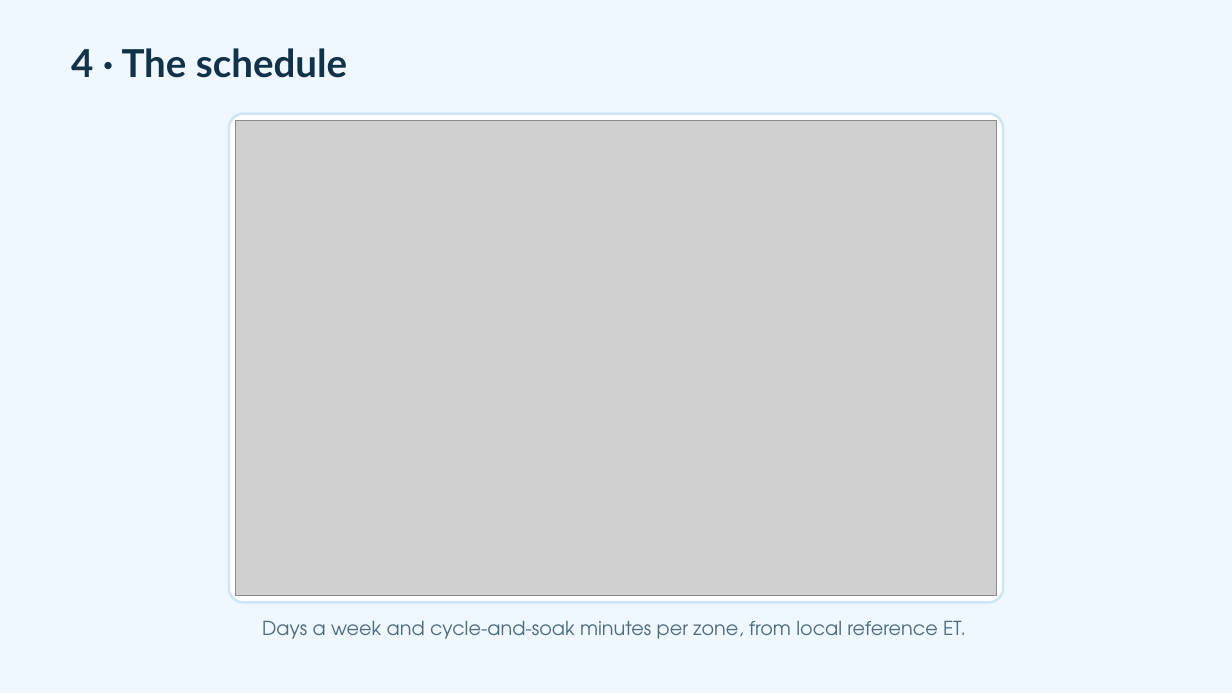
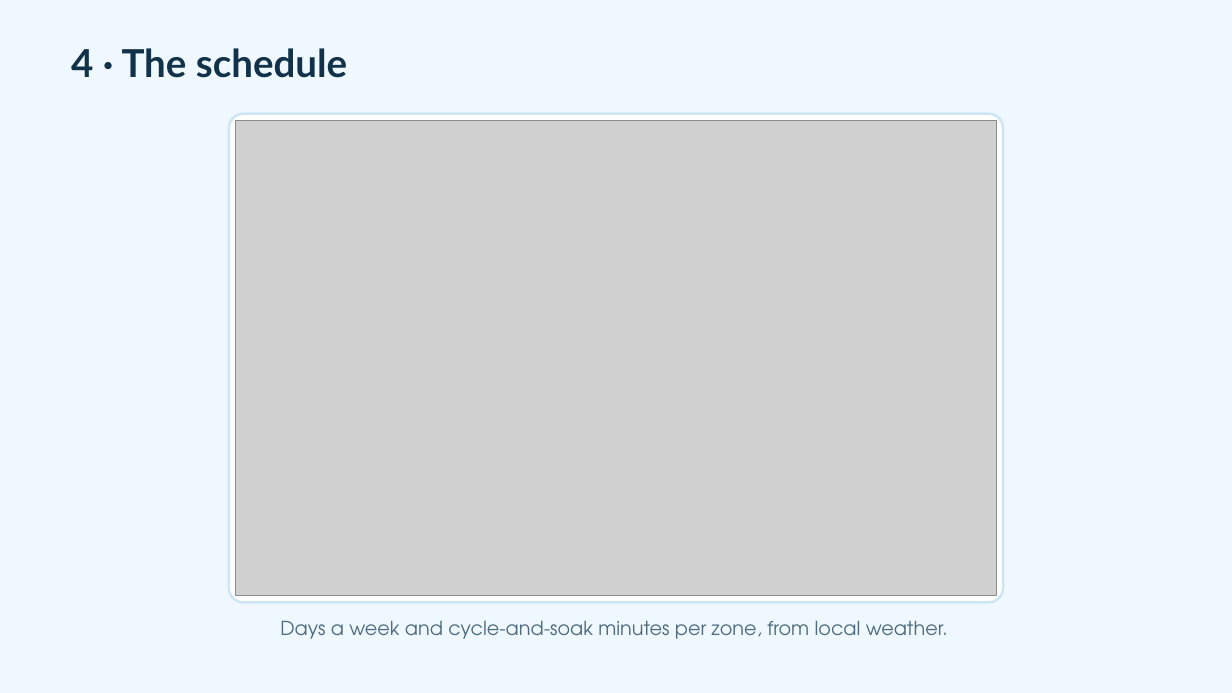
Before and after one commit to adamfortuna/overwatering, a slide deck: slide 18 of docs/pitch/overwatering.pptx. Drawn at 1232x693 pixels with LibreOffice and Linux fonts; fonts in the diff are those of the drawing; grey boxes stand for pictures. Boxes give left, top, right and bottom in pixels: in the first picture for what was removed or moved away, otherwise in the second. Text is boxed around its words. In the diff, an @@ line names an element or a change of style, - is before the commit and + after.

```diff
--- a/docs/pitch/overwatering.pptx
+++ b/docs/pitch/overwatering.pptx
@@ text at (280,621,948,639): text changed @@
-Days a week and cycle-and-soak minutes per zone, from local reference ET.
+Days a week and cycle-and-soak minutes per zone, from local weather.
```
Also in this commit, not shown: 14 other slides changed, 7 slides added, 8 slides removed, 30 other files.
